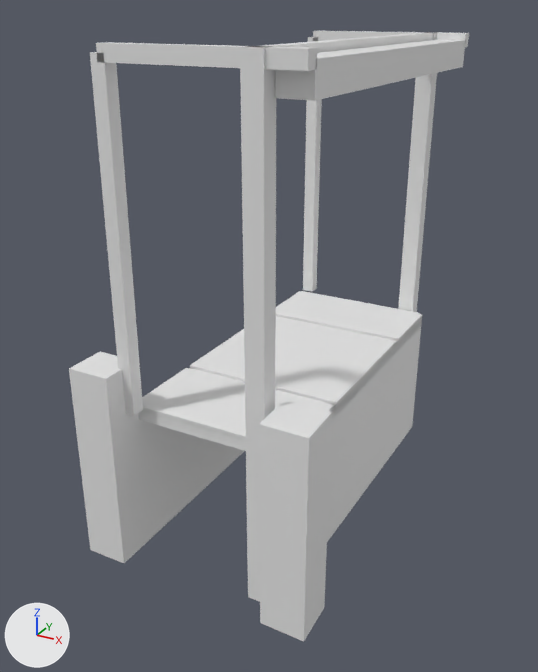
An edit to the glTF model models/schiedam/schiedam-oranjebrug/schiedam-oranjebrug.glb, drawn before and after from the same camera.
Before and after are seen from a camera (50 mm lens) standing at (21.7, -43.5, 23.1) and looking at (-0.8, -2.7, 2.7). Lighting does not change. The marker at lower left points along +X, +Y and +Z. The first picture is the older version. Vertices at exactly the same position are counted once.

The first picture shows 'building:balans', 'building:balans 2', 'building:contragewicht', 'building:hamei', 'building:hamei 2', 'building:hangstang', 'building:hangstang 2', 'building:portaal', 'building:pyloon (los)', 'building:pyloon (los) 2', 'road:landhoofd', 'road:landhoofd 2', 'road:rijbaan lokale weg', 'road:voetpad' and 4 more.
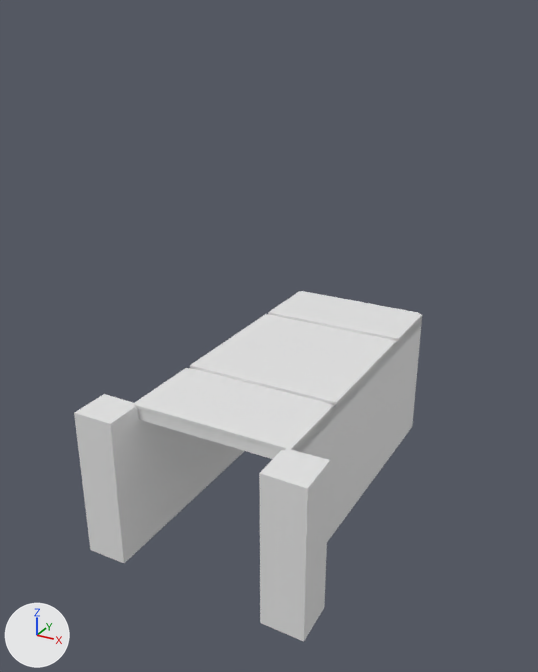
What differs and where, as boxes (x1, y1, x2, y2) in the pictures (538 x 672 px):
'building:pyloon (los) 2', moved, rescaled (20% shorter): before (259, 401, 332, 641); after (259, 448, 330, 641)
'building:hamei 2', deleted: before (240, 46, 277, 602)
'building:pyloon (los)', moved, rescaled (6% narrower, 20% shorter): before (69, 351, 147, 563); after (74, 394, 147, 563)
'building:hangstang 2', deleted: before (90, 52, 143, 416)
'building:contragewicht', deleted: before (276, 40, 466, 101)
'building:hamei', deleted: before (398, 32, 439, 312)
'building:balans 2', deleted: before (96, 42, 317, 71)
'building:hangstang', deleted: before (303, 37, 322, 292)
'building:portaal', deleted: before (252, 32, 433, 53)
'building:balans', deleted: before (313, 31, 469, 47)

The change, as a diff of the scene's bpy script:
```diff
--- a/models/schiedam/schiedam-oranjebrug/schiedam-oranjebrug.glb.py
+++ b/models/schiedam/schiedam-oranjebrug/schiedam-oranjebrug.glb.py
@@ me_pyloon__los @@
 # used by ob_building_pyloon__los; location = (0.0, 0.0, 0.0)
-me_pyloon__los.from_pydata(...)  # 20 vertices, 36 faces; spans x -7.98..-5.16, y -14.28..-11.49, z -10.0..3.45
+me_pyloon__los.from_pydata(...)  # 20 vertices, 36 faces; spans x -7.98..-5.16, y -14.28..-11.49, z -10.0..0.45
+# me_pyloon__los part 1: the whole mesh is scaled about its middle by (1, 1, 0.777), then moved by (0.0, 0.0, -1.5)
@@ me_pyloon__los__2 @@
 # used by ob_building_pyloon__los__2; location = (0.0, 0.0, 0.0)
-me_pyloon__los__2.from_pydata(...)  # 18 vertices, 32 faces; spans x 5.08..7.98, y -14.49..-11.51, z -10.0..3.45
+me_pyloon__los__2.from_pydata(...)  # 18 vertices, 32 faces; spans x 5.08..7.98, y -14.49..-11.51, z -10.0..0.45
+# me_pyloon__los__2 part 2: the whole mesh is scaled about its middle by (1, 1, 0.777), then moved by (0.0, 0.0, -1.5)
@@ ob_building_hamei @@
-ob_building_hamei = bpy.data.objects.new('building:hamei', me_hamei)
-ob_building_hamei.location = (0.0, 0.0, 0.0)
@@ ob_building_hamei_2 @@
-ob_building_hamei_2 = bpy.data.objects.new('building:hamei 2', me_hamei_2)
-ob_building_hamei_2.location = (0.0, 0.0, 0.0)
@@ ob_building_portaal @@
-ob_building_portaal = bpy.data.objects.new('building:portaal', me_portaal)
-ob_building_portaal.location = (0.0, 0.0, 0.0)
@@ ob_building_balans @@
-ob_building_balans = bpy.data.objects.new('building:balans', me_balans)
-ob_building_balans.location = (0.0, 0.0, 0.0)
@@ ob_building_hangstang @@
-ob_building_hangstang = bpy.data.objects.new('building:hangstang', me_hangstang)
-ob_building_hangstang.location = (0.0, 0.0, 0.0)
@@ ob_building_balans_2 @@
-ob_building_balans_2 = bpy.data.objects.new('building:balans 2', me_balans_2)
-ob_building_balans_2.location = (0.0, 0.0, 0.0)
@@ ob_building_hangstang_2 @@
-ob_building_hangstang_2 = bpy.data.objects.new('building:hangstang 2', me_hangstang_2)
-ob_building_hangstang_2.location = (0.0, 0.0, 0.0)
@@ ob_building_contragewicht @@
-ob_building_contragewicht = bpy.data.objects.new('building:contragewicht', me_contragewicht)
-ob_building_contragewicht.location = (0.0, 0.0, 0.0)
```
